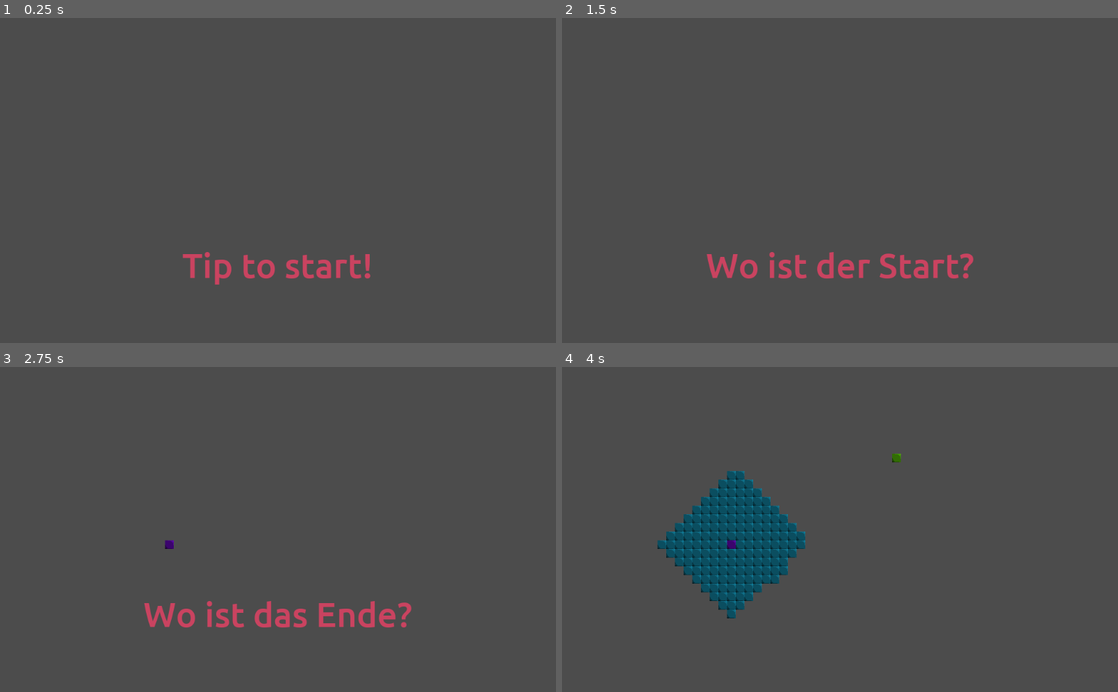
Above: before the commit, frames 1-4 (two rows, left to right).
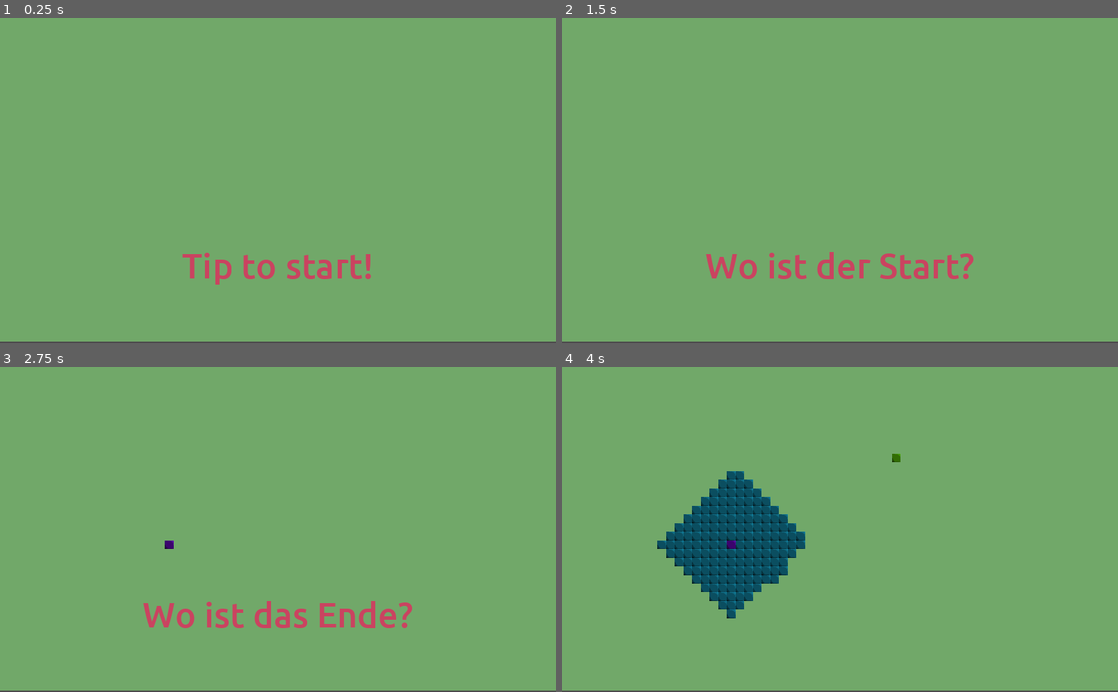
Above: after the commit, the same moments.

Repository: frehrmann/flixy-godot
Game: Godot game, scene res://Main.tscn
Two runs of this game, one before a commit and one after it. Both use one fixed random seed, a clock stepped at 60 frames per second and the inputs below.
Inputs (mouse positions are in pixels of both pictures, inside the frame that each line leads up to):
- Up to frame 1 (0.25 s): no input
- Up to frame 2 (1.5 s): tap Enter at 0.5 s; move the mouse to (962, 164) at 0.52 s; click (962, 164) at 0.67 s; click "Weiter" at 1.25 s
- Up to frame 3 (2.75 s): tap Space at 2 s; move the mouse to (166, 545) at 2.02 s; click (166, 545) at 2.17 s
- Up to frame 4 (4 s): tap Enter at 2.75 s; move the mouse to (895, 458) at 2.77 s; click (895, 458) at 2.92 s; move the mouse to (812, 594) at 3.52 s; click (812, 594) at 3.67 s

The runs differ from the first frame. In frame 1, 99% of the frame differs, in the area x 0-100%, y 0-100%; in frame 2, 99%; in frame 3, 98%; in frame 4, 93%.

Commit message:
Make astart project ready for export to android

Diff:
--- a/Projects/AStart/HUD.tscn
+++ b/Projects/AStart/HUD.tscn
@@ -14,6 +14,8 @@
 
 [sub_resource type="DynamicFont" id=4]
 size = 64
+outline_size = 1
+outline_color = Color( 0.0235294, 0.0117647, 0.0117647, 1 )
 font_data = SubResource( 3 )
 
 [node name="HUD" type="CanvasLayer"]
@@ -33,12 +35,12 @@
 }
 
 [node name="Button" type="Button" parent="."]
-margin_left = 52.3842
-margin_top = 41.2724
-margin_right = 269.384
-margin_bottom = 120.272
+margin_left = 50.3842
+margin_top = 42.2724
+margin_right = 267.384
+margin_bottom = 121.272
 custom_fonts/font = SubResource( 4 )
-custom_colors/font_color = Color( 0.411765, 0.6, 0.447059, 1 )
+custom_colors/font_color = Color( 0.776471, 0.611765, 0.117647, 1 )
 shortcut_in_tooltip = false
 text = "Weiter"
 flat = true
--- a/Projects/AStart/Main.tscn
+++ b/Projects/AStart/Main.tscn
@@ -10,6 +10,15 @@
 script = ExtResource( 2 )
 StepsPerCylce = 8
 Debug = true
+
+[node name="ColorRect" type="ColorRect" parent="."]
+margin_right = 1025.0
+margin_bottom = 598.0
+mouse_filter = 2
+color = Color( 0.443137, 0.658824, 0.411765, 1 )
+__meta__ = {
+"_edit_use_anchors_": false
+}
 
 [node name="TileMap" type="TileMap" parent="."]
 tile_set = ExtResource( 1 )
--- a/Projects/AStart/Scripts/Main.gd
+++ b/Projects/AStart/Scripts/Main.gd
@@ -58,7 +58,7 @@
 func on_enter():
 	if current_state == STATE_DRAW:
 		$TileMap.clear()
-		$HUD.message("Zeichen die Wände")
+		$HUD.message("Zeichne die Wände!")
 		$HUD.show_weiter()
 	elif current_state == STATE_SETSTART:
 		$HUD.message("Wo ist der Start?")
--- a/Projects/AStart/project.godot
+++ b/Projects/AStart/project.godot
@@ -19,6 +19,15 @@
 run/main_scene="res://Main.tscn"
 config/icon="res://Images/icon.png"
 
+[display]
+
+window/stretch/mode="2d"
+window/stretch/aspect="keep"
+
+[input_devices]
+
+pointing/emulate_touch_from_mouse=true
+
 [rendering]
 
 quality/driver/driver_name="GLES2"
Binary file changed: Projects/AStart/Images/icon.png
Not shown, added: Projects/AStart/export_presets.cfg
